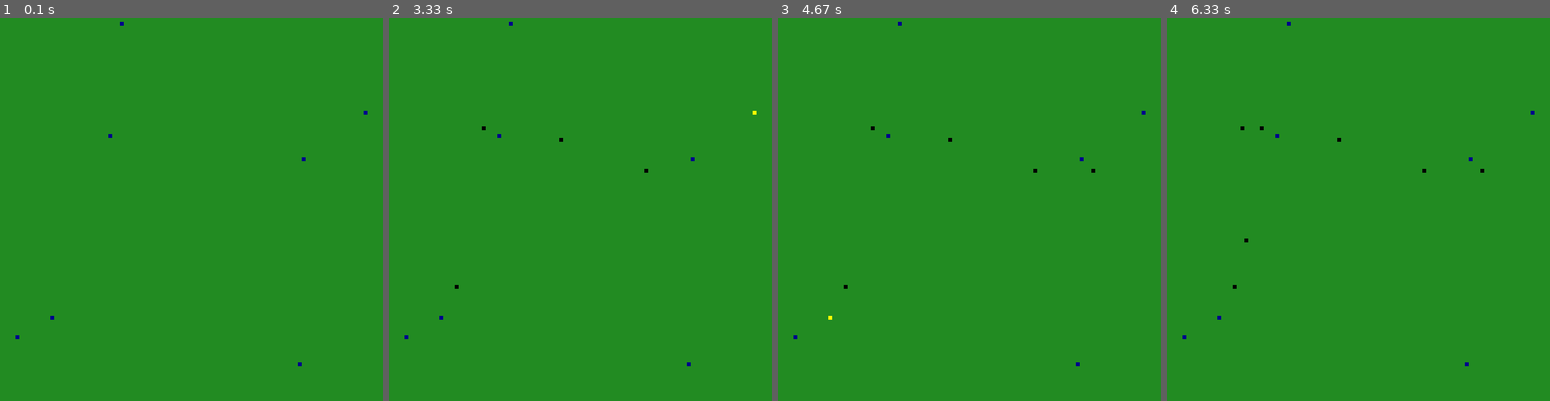
Above: before the commit, frames 1-4 (left to right).
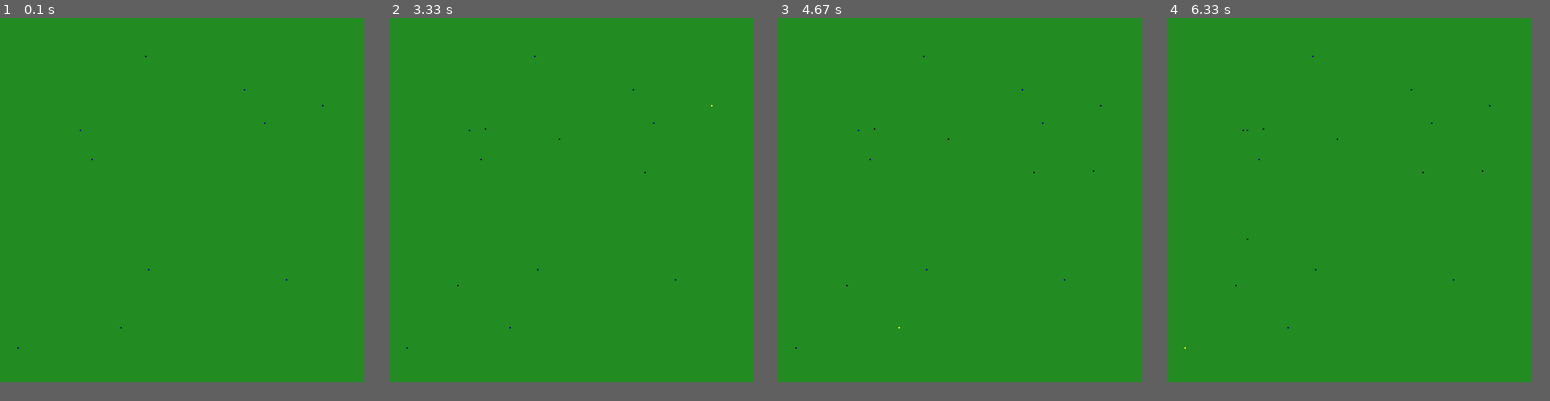
Above: after the commit, the same moments.

Repository: markus-brln/BachelorThesisForestFireControl
Game: pygame game, started from gui/main.py
Two runs of this game, one before a commit and one after it. Both use one fixed random seed, a clock stepped at 60 frames per second and the inputs below.
Inputs (mouse positions are in pixels of both pictures, inside the frame that each line leads up to):
- Up to frame 1 (0.1 s): no input
- Up to frame 2 (3.33 s): tap Space at 0.33 s; click (457, 286) at 0.82 s; move the mouse to (484, 129) at 1.1 s; click (484, 129) at 1.37 s; move the mouse to (557, 136) at 1.77 s; click (557, 136) at 2.12 s; move the mouse to (645, 171) at 2.6 s; click (645, 171) at 3 s
- Up to frame 3 (4.67 s): move the mouse to (1092, 171) at 3.53 s; click (1092, 171) at 3.97 s; move the mouse to (854, 129) at 4.53 s
- Up to frame 4 (6.33 s): click (1243, 129) at 5 s; move the mouse to (1247, 240) at 5.6 s; click (1247, 240) at 6.08 s
The window is 792x792 before the commit and 753x753 after it. Grey fills any space a smaller window leaves; there, only what the larger window draws over its background counts as a difference.

The runs differ from the first frame. In frame 1, less than 0.1% of the frame differs, in the area x 4-96%, y 1-91%; in frame 2, 0.1%; in frame 3, 0.1%; in frame 4, 0.2%.

Commit message:
changed main class params

Diff:
--- a/gui/main.py
+++ b/gui/main.py
@@ -17,9 +17,9 @@
 
 def main():
   # Environment parameters
-  size = 99
-  nr_of_agents = 7
-  agentRadius = 25
+  size = 251
+  nr_of_agents = 10
+  agentRadius = 40
   block_size_in_pixels = int(880 / size)
 
 
